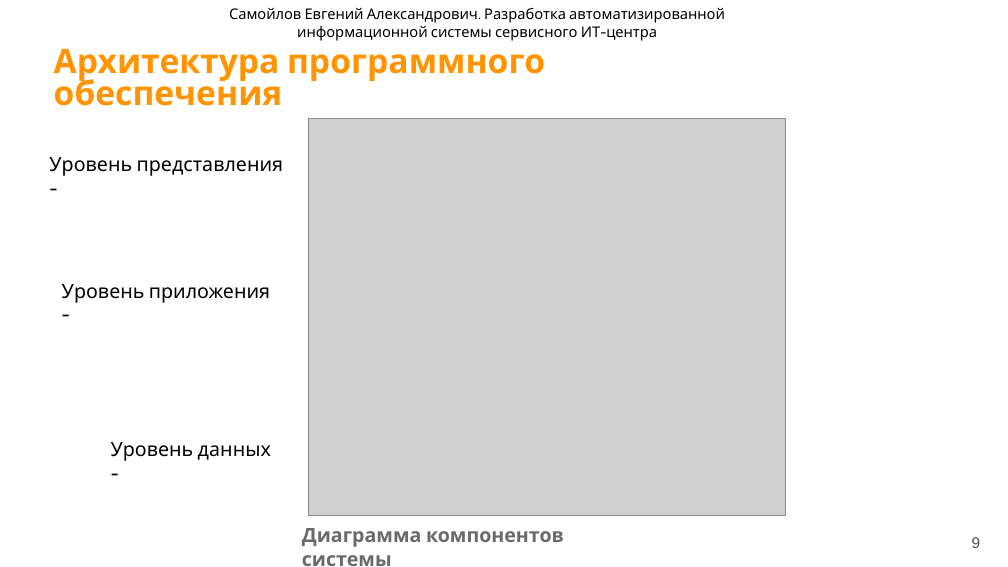
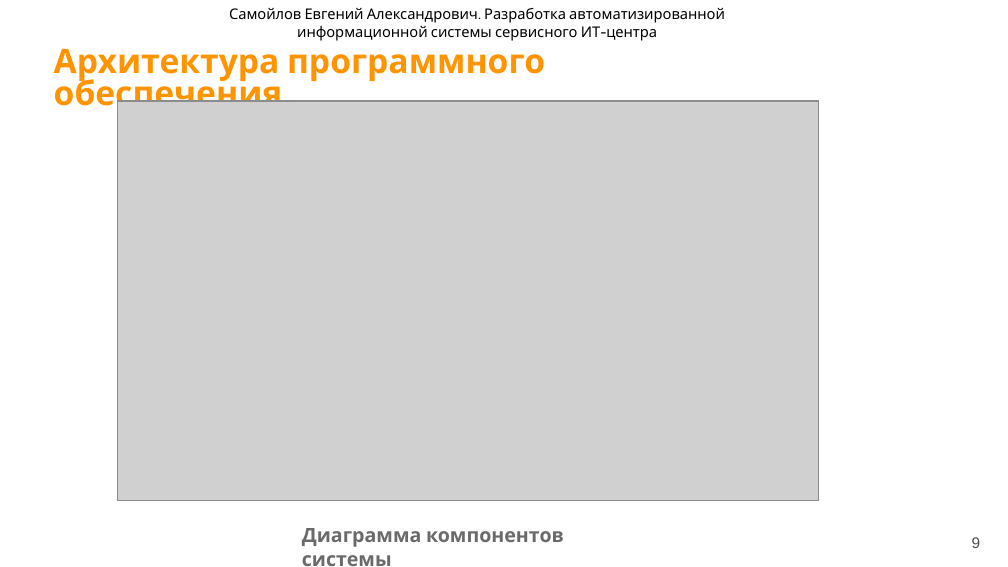
Before and after one commit to doesdi/diploma, a slide deck: slide 9 of Презентация_ВКР.pptx. Drawn at 1008x567 pixels with LibreOffice and Linux fonts; fonts in the diff are those of the drawing; grey boxes stand for pictures; background and template pictures are left out. Boxes give left, top, right and bottom in pixels: in the first picture for what was removed or moved away, otherwise in the second. Text is boxed around its words. In the diff, an @@ line names an element or a change of style, - is before the commit and + after.

```diff
--- a/Презентация_ВКР.pptx
+++ b/Презентация_ВКР.pptx
@@ picture: place and size @@
-picture at bbox=[308, 118, 786, 515]
+picture at bbox=[118, 101, 818, 500]
@@ text removed at bbox=[49, 157, 284, 176] @@
-Уровень представления -
@@ text removed at bbox=[62, 284, 270, 303] @@
-Уровень приложения -
@@ text removed at bbox=[111, 442, 271, 461] @@
-Уровень данных -
```
Also in this commit, not shown: 11 other slides changed, 1 slide added, 1 slide removed, 5 other files.
